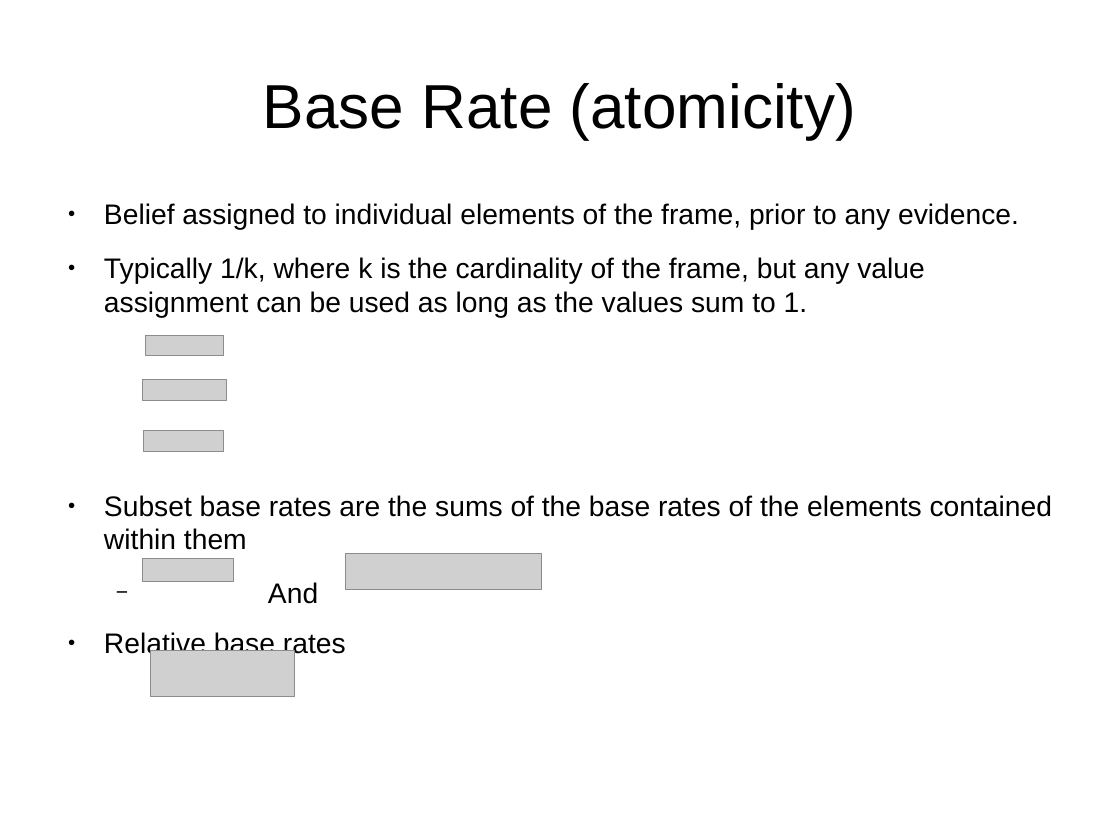
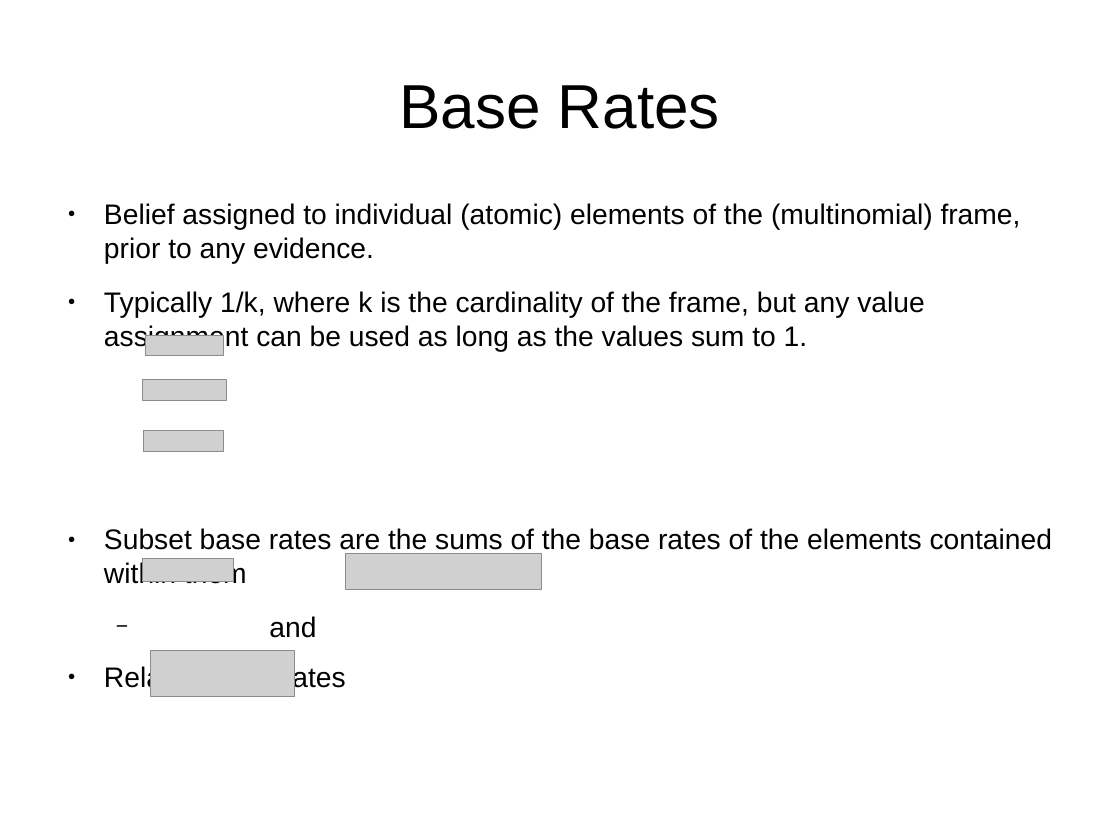
Before and after one commit to bstamour/SLHS, a slide deck: slide 14 of docs/proposal-from-bob.odp. Drawn at 1120x840 pixels with LibreOffice and Linux fonts; fonts in the diff are those of the drawing; grey boxes stand for pictures. Boxes give left, top, right and bottom in pixels: in the first picture for what was removed or moved away, otherwise in the second. Text is boxed around its words. In the diff, an @@ line names an element or a change of style, - is before the commit and + after.

```diff
--- a/docs/proposal-from-bob.odp
+++ b/docs/proposal-from-bob.odp
@@ title at box(399, 85, 720, 129): text changed @@
-Base Rate (atomicity)
+Base Rates
@@ text at box(104, 203, 1021, 264): text changed @@
-● Belief assigned to individual elements of the frame, prior to any evidence.
+● Belief assigned to individual (atomic) elements of the (multinomial) frame, prior to any evidence.
@@ text at box(269, 616, 316, 638): text changed @@
-  − And
+  − and
```
Also in this commit, not shown: 10 other slides changed, 1 slide removed.
